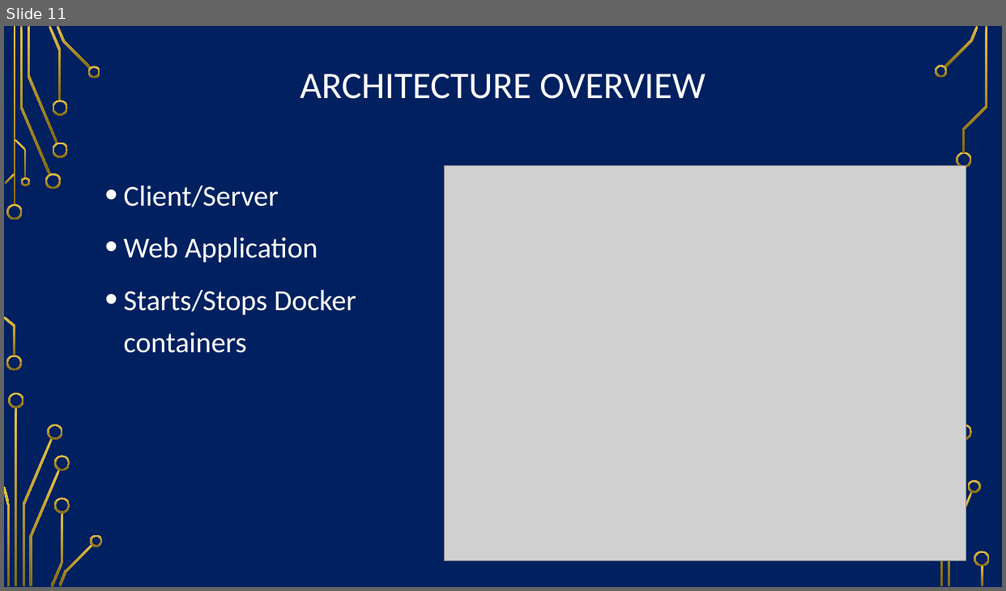
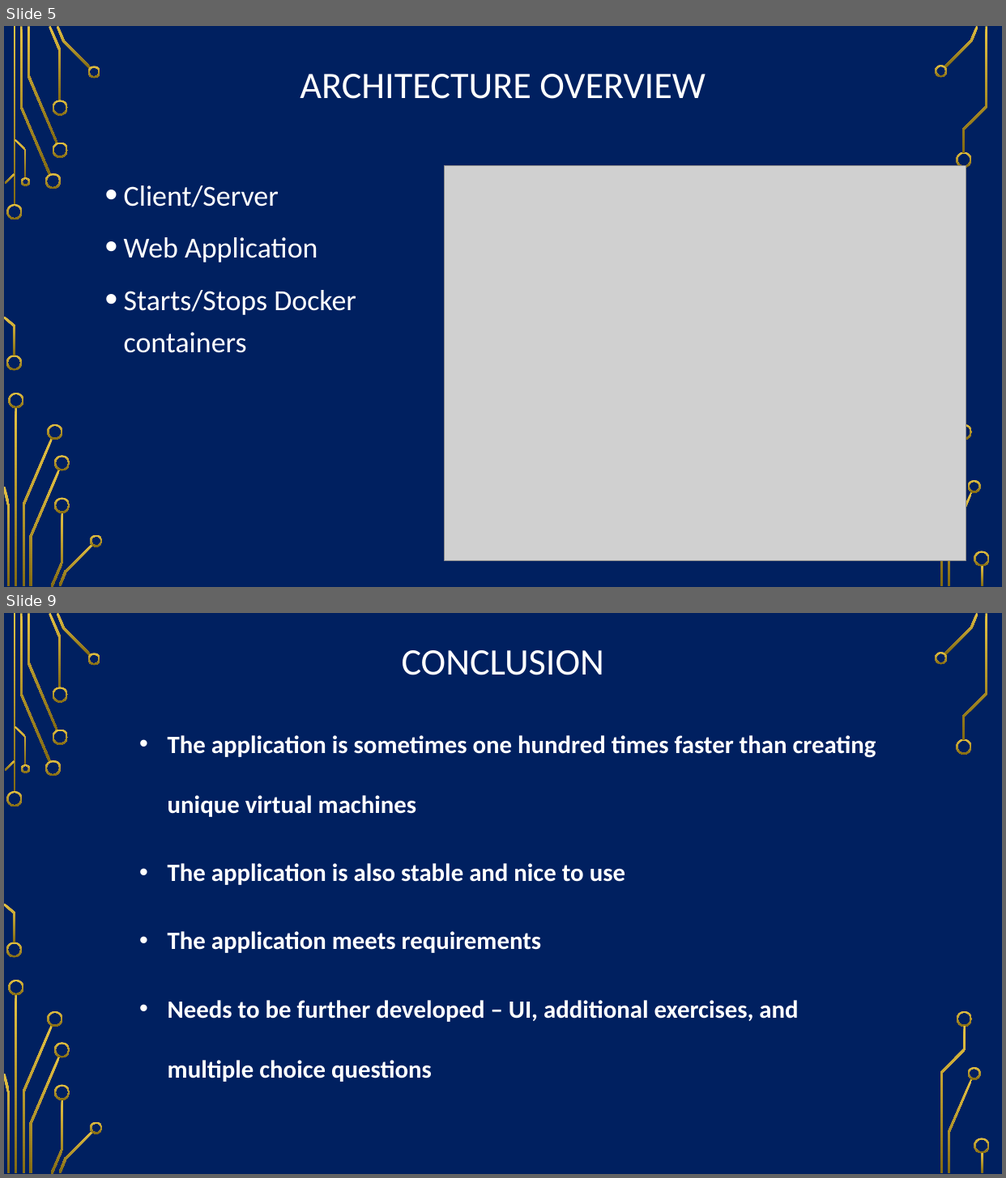
Before and after one commit to so87/Security-Lab-Manager, a slide deck: documentation/presentation.pptx. Shown one above the other, each under a label of ours: slide 11 before the commit, slides 5 and 9 after it; the slides between them are not shown. The pictures are 1006x591 and 1006x1178 pixels, drawn with LibreOffice and Linux fonts; fonts in the diff are those of the drawing; grey boxes stand for pictures; background and template pictures are left out. Boxes give left, top, right and bottom in pixels: in the first picture for what was removed or moved away, otherwise in the second. Text is boxed around its words. In the diff, an @@ line names an element or a change of style, - is before the commit and + after.

```diff
--- a/documentation/presentation.pptx
+++ b/documentation/presentation.pptx
@@ slide 9 added at <box>4,613,1002,1174</box>, background picture (left out); not listed: 36 template elements that a slide beside it also shows @@
@@ title added at <box>402,650,604,675</box>, 36 pt, text #FFFFFF @@
+CONCLUSION
@@ text added at <box>168,735,876,1082</box>, 24 pt, text #FFFFFF, bold @@
+• The application is sometimes one hundred times faster than creating unique virtual machines
+• The application is also stable and nice to use
+• The application meets requirements
+• Needs to be further developed – UI, additional exercises, and multiple choice questions
@@ what was slide 11 is now slide 5 @@
```
Also in this commit, not shown: 4 slides changed, 12 slides removed, 19 other files.
